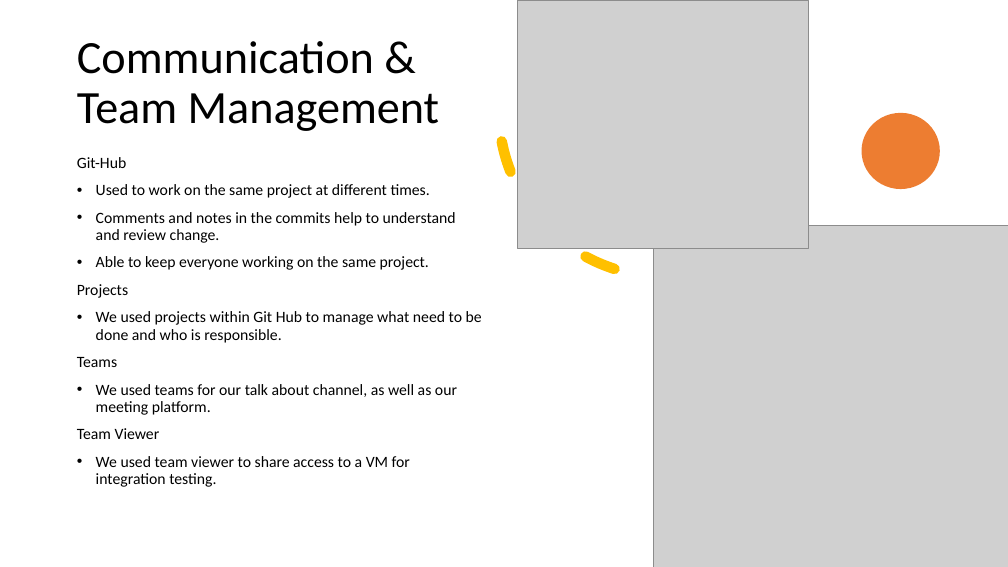
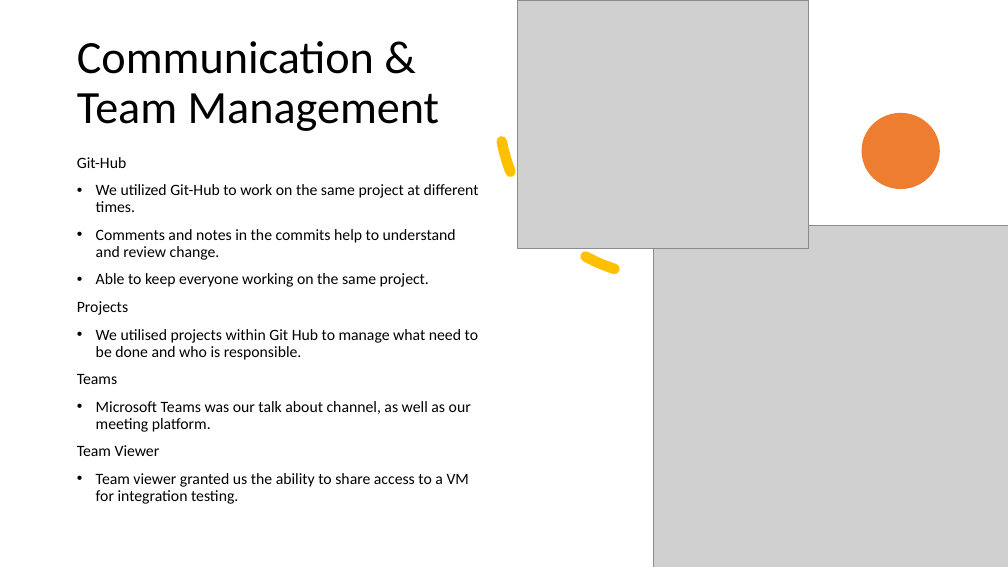
Before and after one commit to MGallehawk/Portfolio, a slide deck: slide 3 of Coit11241 Cyber Security Technologies/peer programing/peer programing presentation.pptx. Drawn at 1008x567 pixels with LibreOffice and Linux fonts; fonts in the diff are those of the drawing; grey boxes stand for pictures. Boxes give left, top, right and bottom in pixels: in the first picture for what was removed or moved away, otherwise in the second. Text is boxed around its words. In the diff, an @@ line names an element or a change of style, - is before the commit and + after.

```diff
--- a/Coit11241 Cyber Security Technologies/peer programing/peer programing presentation.pptx
+++ b/Coit11241 Cyber Security Technologies/peer programing/peer programing presentation.pptx
@@ text at <box>96,184,479,212</box>: text changed @@
-• Used to work on the same project at different times.
+• We utilized Git-Hub to work on the same project at different times.
@@ text at <box>96,329,478,360</box>: text changed @@
-• We used projects within Git Hub to manage what need to be done and who is responsible.
+• We utilised projects within Git Hub to manage what need to be done and who is responsible.
@@ text at <box>96,401,471,432</box>: text changed @@
-• We used teams for our talk about channel, as well as our meeting platform.
+• Microsoft Teams was our talk about channel, as well as our meeting platform.
@@ text at <box>96,473,469,504</box>: text changed @@
-• We used team viewer to share access to a VM for integration testing.
+• Team viewer granted us the ability to share access to a VM for integration testing.
```
Also in this commit, not shown: 1 other slide changed, 6 slides removed.
